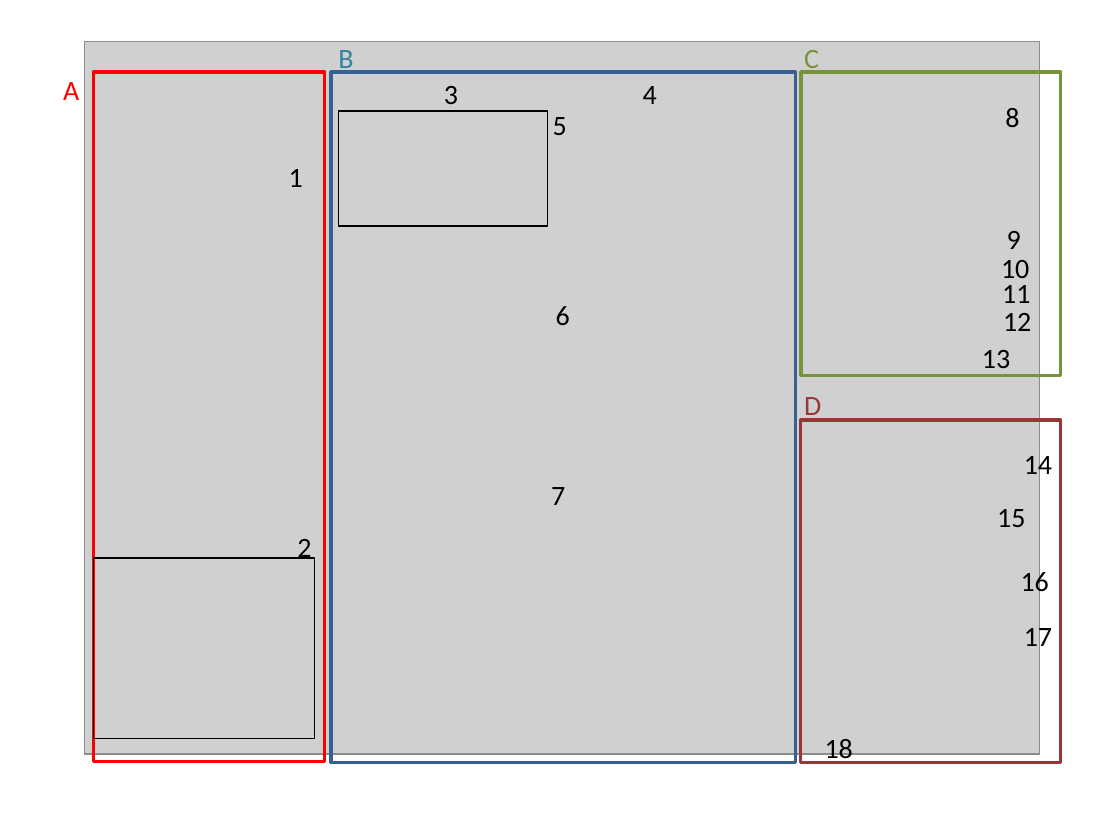
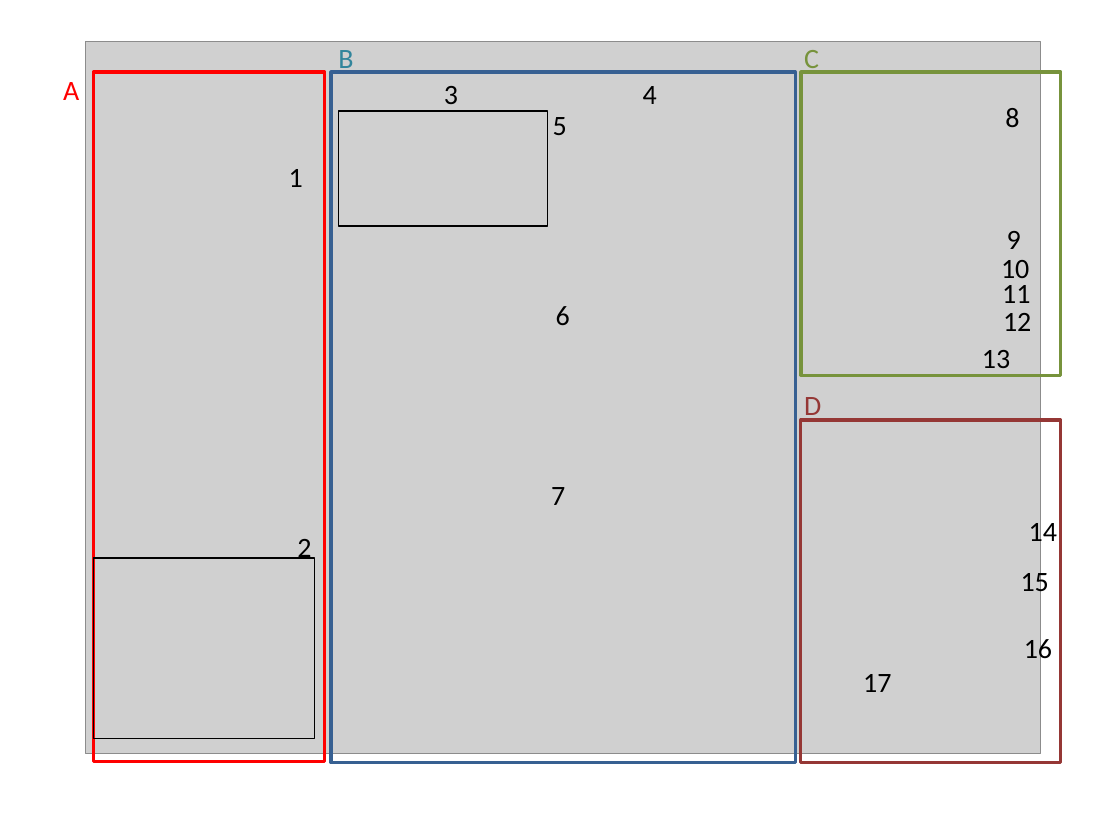
Before and after one commit to DePrettoM/EEGpal, a slide deck: slide 8 of Manuels/picture_EEGpal_manuals.pptx. Drawn at 1120x840 pixels with LibreOffice and Linux fonts; fonts in the diff are those of the drawing; grey boxes stand for pictures. Boxes give left, top, right and bottom in pixels: in the first picture for what was removed or moved away, otherwise in the second. Text is boxed around its words. In the diff, an @@ line names an element or a change of style, - is before the commit and + after.

```diff
--- a/Manuels/picture_EEGpal_manuals.pptx
+++ b/Manuels/picture_EEGpal_manuals.pptx
@@ text "14": place and size @@
-text "14" at (1024, 451, 1052, 481)
+text "14" at (1029, 518, 1057, 548)
@@ text "15" rewrapped from (997, 509, 1025, 527) to (1021, 568, 1049, 598) @@
@@ text "16": place and size @@
-text "16" at (1021, 568, 1049, 598)
+text "16" at (1024, 635, 1052, 665)
@@ text "17" rewrapped from (1024, 623, 1052, 653) to (863, 674, 891, 692) @@
@@ text removed at (825, 739, 853, 765) @@
-18
```
Also in this commit, not shown: 2 other files.
